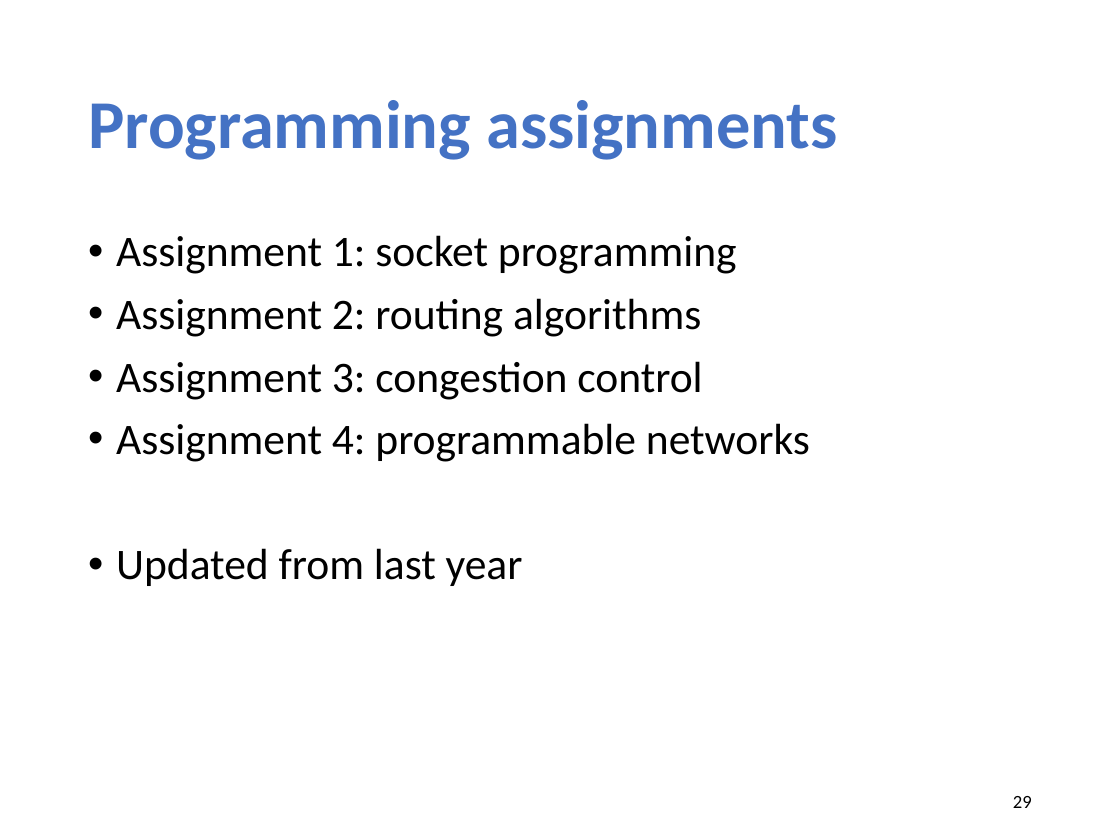
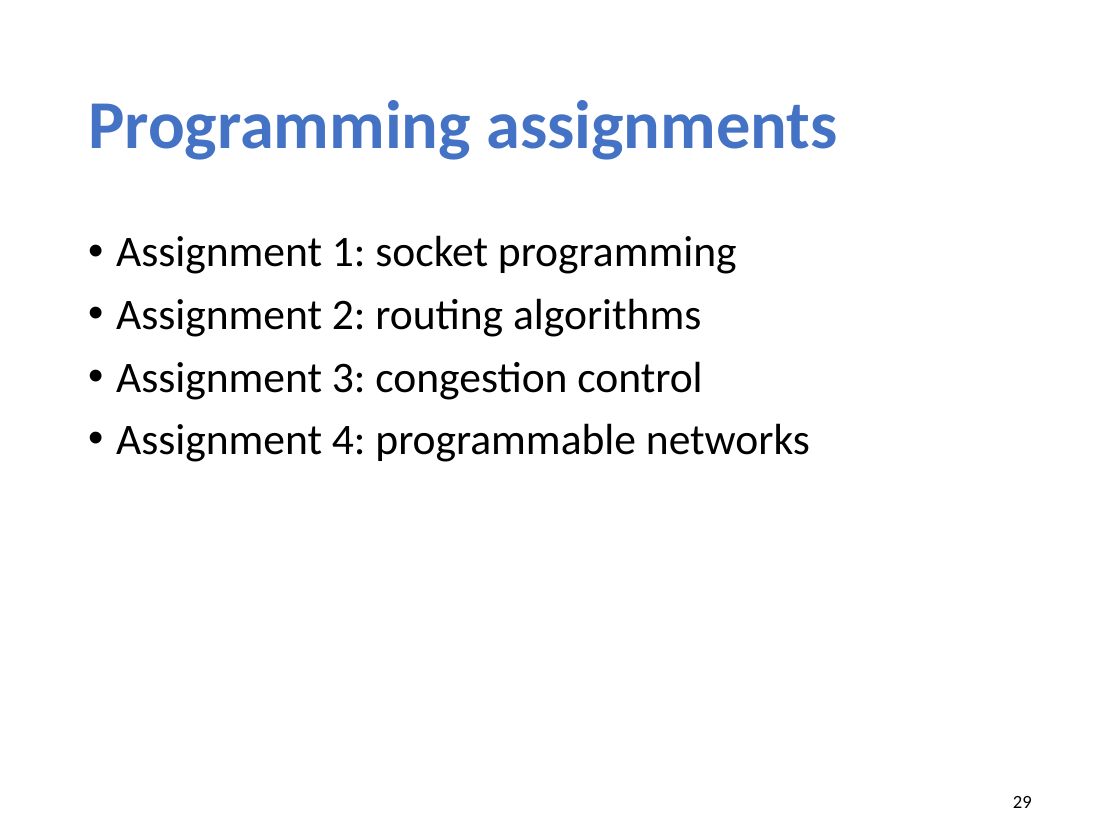
Before and after one commit to xinjin/course-net, a slide deck: slide 29 of slides/lec01_introduction.pptx. Drawn at 1120x840 pixels with LibreOffice and Linux fonts; fonts in the diff are those of the drawing. Boxes give left, top, right and bottom in pixels: in the first picture for what was removed or moved away, otherwise in the second. Text is boxed around its words. In the diff, an @@ line names an element or a change of style, - is before the commit and + after.

```diff
--- a/slides/lec01_introduction.pptx
+++ b/slides/lec01_introduction.pptx
@@ text at [116, 548, 523, 586]: paragraph removed @@
-• Updated from last year
```
Also in this commit, not shown: 9 other slides changed, 3 slides added, 1 other file.
